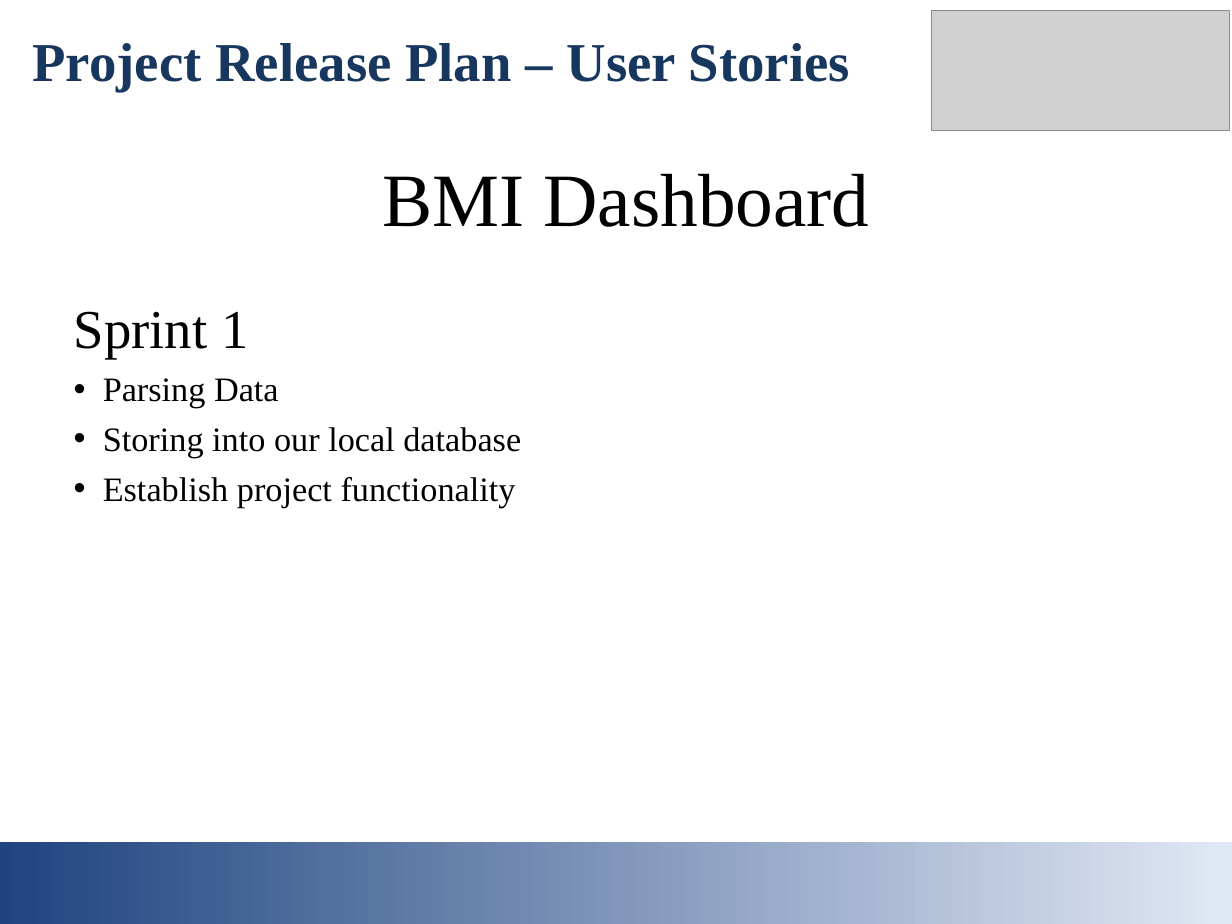
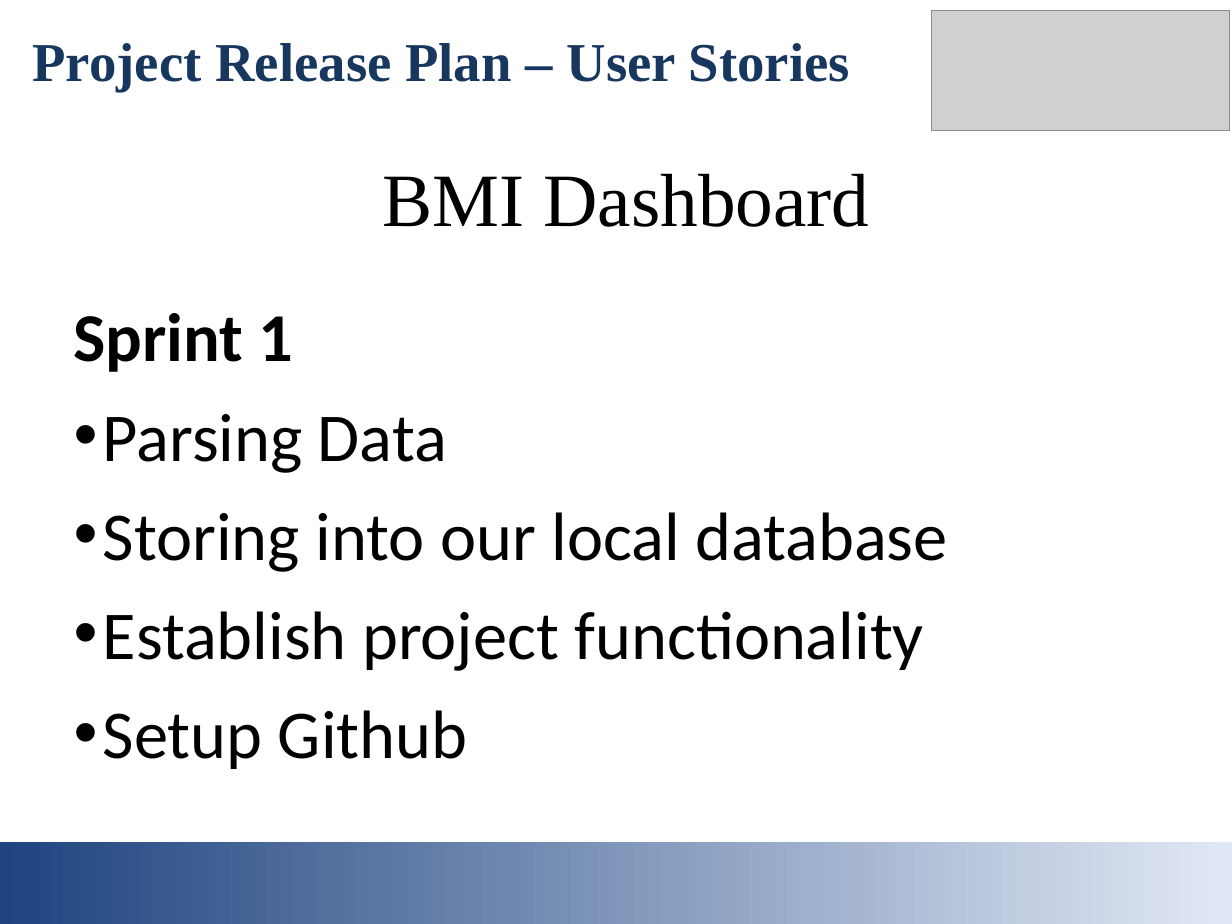
Before and after one commit to kthotav/CMPS115, a slide deck: slide 3 of Deliverables/Initial Presentation_DRAFT.ppt. Drawn at 1232x924 pixels with LibreOffice and Linux fonts; fonts in the diff are those of the drawing; grey boxes stand for pictures. Boxes give left, top, right and bottom in pixels: in the first picture for what was removed or moved away, otherwise in the second. Text is boxed around its words. In the diff, an @@ line names an element or a change of style, - is before the commit and + after.

```diff
--- a/Deliverables/Initial Presentation_DRAFT.ppt
+++ b/Deliverables/Initial Presentation_DRAFT.ppt
@@ text at (x1=74, y1=313, x2=947, y2=671): size 32 to 40 pt, bold on in "Sprint 1"; font Times New Roman to Calibri in "Sprint 1", "Parsing Data", "Storing into our local database", "Establish project functionality"; size 20 to 40 pt in "Parsing Data", "Storing into our local database", "Establish project functionality"; more space between paragraphs @@
@@ text at (x1=103, y1=710, x2=467, y2=769): paragraph added @@
+• Setup Github
```
Also in this commit, not shown: 3 other slides changed, 1 slide added, 21 other files.
